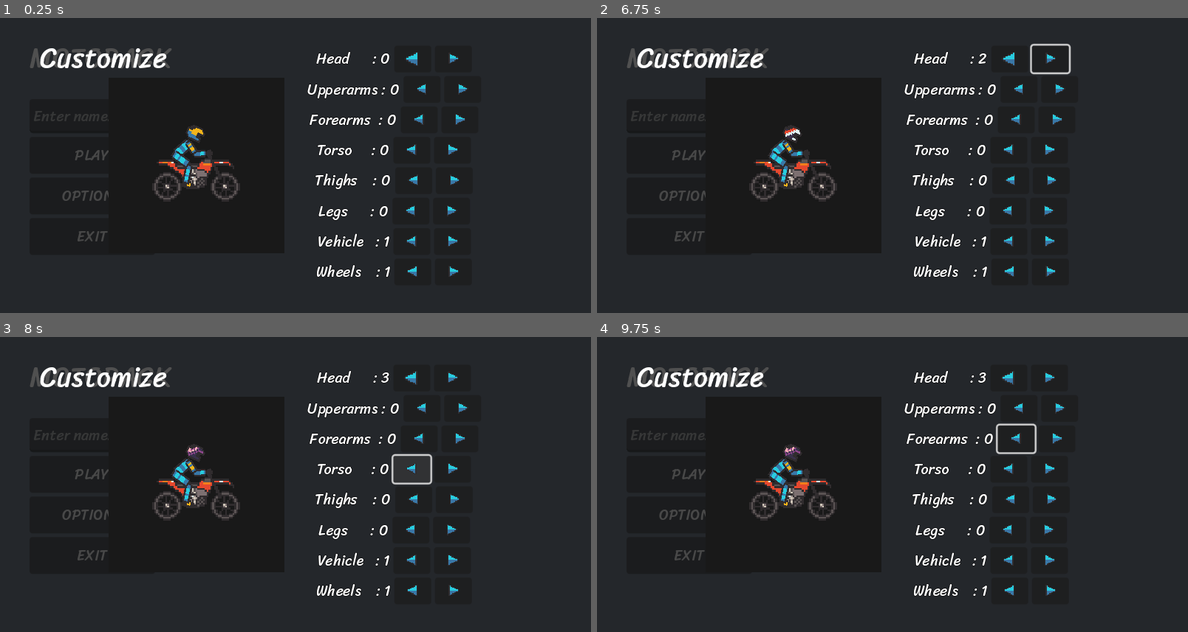
Above: before the commit, frames 1-4 (two rows, left to right).
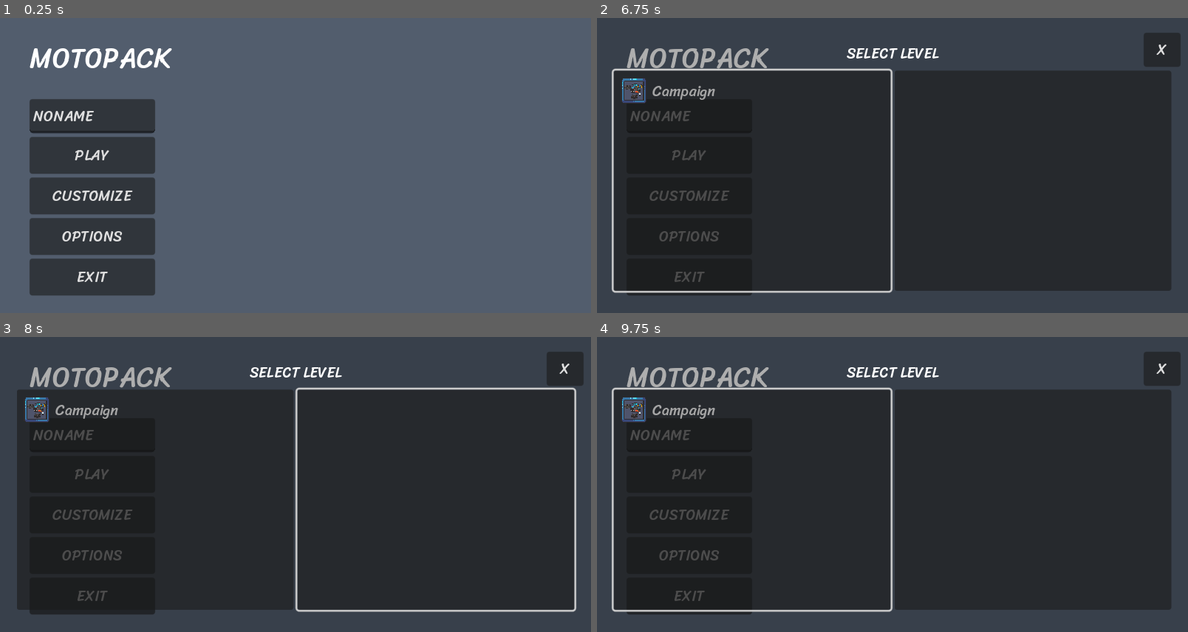
Above: after the commit, the same moments.

Repository: dustedge/gravdef
Game: Godot game, scene res://scenes/main_menu.tscn
Same seed, same stepped clock (60 frames per second), same inputs: the game is played once before the commit and once after it.
Inputs (mouse positions are in pixels of both pictures, inside the frame that each line leads up to):
- Up to frame 1 (0.25 s): no input
- Up to frame 2 (6.75 s): click (691, 195) at 0.5 s, where only the run after the commit has a clickable "CUSTOMIZE"; click (1010, 59) at 1.27 s; click (1164, 50) at 2 s, where only the run after the commit has a clickable "X"; click "PLAY" at 2.75 s; click (1164, 50) at 3.5 s, where only the run after the commit has a clickable "X"; click "PLAY" at 4.25 s; click (1052, 59) at 5.02 s; click (1046, 59) at 5.77 s; click "OPTIONS" at 6.5 s
- Up to frame 3 (8 s): tap Enter (restart) at 7.25 s; move the mouse to (425, 469) at 7.27 s; hold Right (right) from 7.28 s (still down); tap C (die) at 7.35 s; click (425, 469) at 7.42 s; tap Z (jump) at 7.52 s
- Up to frame 4 (9.75 s): tap Enter (restart) at 8 s; move the mouse to (774, 499) at 8.02 s; release Right (right) at 8.03 s; hold Down (brake) 8.03-8.78 s; tap Up (throttle) at 8.1, 9.6 s; tap Z (jump) at 8.27 s; move the mouse to (951, 419) at 8.77 s; hold Right (right) from 8.78 s (still down); tap C (die) at 8.85 s; move the mouse to (862, 543) at 9.52 s; click (862, 543) at 9.67 s

The runs differ from the first frame. In frame 1, 97% of the frame differs, in the area x 0-100%, y 0-100%; in frame 2, 32%; in frame 3, 32%; in frame 4, 33%.

Commit message:
Finished player body customization. Added fanfares at level end. Ghosts now have appearance.

Diff:
--- a/default_bus_layout.tres
+++ b/default_bus_layout.tres
@@ -10,7 +10,6 @@
 wet = 0.35
 
 [resource]
-bus/0/volume_db = -0.725993
 bus/1/name = &"Engine"
 bus/1/solo = false
 bus/1/mute = false
--- a/entities/ghost.gd
+++ b/entities/ghost.gd
@@ -6,6 +6,13 @@
 @onready var vehicle = $VehicleRoot
 @onready var wheel_back = $VehicleRoot/WheelBackSprite
 @onready var wheel_front = $VehicleRoot/WheelFrontSprite
+
+@onready var sprite_head : Sprite2D = $Skeleton2D/pelvis/head/sprite
+@onready var sprite_torso : Sprite2D = $Skeleton2D/pelvis/sprite
+@onready var sprite_upperarm : Sprite2D = $Skeleton2D/pelvis/upperarm/sprite
+@onready var sprite_forearm : Sprite2D = $Skeleton2D/pelvis/upperarm/forearm/sprite
+@onready var sprite_thigh : Sprite2D = $Skeleton2D/pelvis/thigh/sprite
+@onready var sprite_leg : Sprite2D = $Skeleton2D/pelvis/thigh/leg/sprite
 
 var modulate_to : Color
 var last_played_anim = ""
@@ -33,6 +40,7 @@
 func start_replay(replay : ReplayManager.Replay):
 	if replay.frames.is_empty():
 		return
+	self.set_appearance(replay.appearance)
 	self.modulate = modulate_to
 	current_replay = replay
 	target_frame = replay.frames[0]
@@ -86,3 +94,13 @@
 
 	last_position = global_position
 	$Label.global_position = global_position + Vector2(-50.0, -60.0)
+
+func set_appearance(appearance : CharacterCustomizer.Appearance):
+	sprite_head.frame 		= appearance.head
+	sprite_torso.frame 		= appearance.torso
+	sprite_forearm.frame 	= appearance.forearm
+	sprite_upperarm.frame 	= appearance.upperarm
+	sprite_thigh.frame 		= appearance.thigh
+	sprite_leg.frame 		= appearance.leg
+	#sprite_vehicle.frame 	= appearance.vehicle
+	#sprite_wheel.frame		= appearance.wheel
--- a/entities/ghost.tscn
+++ b/entities/ghost.tscn
@@ -1,8 +1,13 @@
-[gd_scene load_steps=9 format=3 uid="uid://8vgm5q66cce6"]
-
-[ext_resource type="Texture2D" uid="uid://10ifvy451de0" path="res://sprites/player.png" id="1_8fffx"]
+[gd_scene load_steps=14 format=3 uid="uid://8vgm5q66cce6"]
+
 [ext_resource type="Script" path="res://entities/ghost.gd" id="1_21kqj"]
 [ext_resource type="Texture2D" uid="uid://bn1xytss55rx2" path="res://sprites/motorcycle.png" id="2_dbyqb"]
+[ext_resource type="Texture2D" uid="uid://b51f2ppi8g70r" path="res://sprites/character/heads.png" id="3_8hjtr"]
+[ext_resource type="Texture2D" uid="uid://d4g22pau2jjro" path="res://sprites/character/forearms.png" id="4_ikjig"]
+[ext_resource type="Texture2D" uid="uid://p5l6yb467p5e" path="res://sprites/character/upperarms.png" id="5_73e64"]
+[ext_resource type="Texture2D" uid="uid://dhtxe0biwaog6" path="res://sprites/character/feet.png" id="6_2maty"]
+[ext_resource type="Texture2D" uid="uid://djbs1sakshaln" path="res://sprites/character/thighs.png" id="7_etade"]
+[ext_resource type="Texture2D" uid="uid://cku4lp86p3vd7" path="res://sprites/character/torsos.png" id="8_hl3jy"]
 
 [sub_resource type="Animation" id="Animation_xv5i3"]
 length = 0.001
@@ -255,6 +260,7 @@
 rotation = -0.70856
 scale = Vector2(0.999999, 0.999999)
 rest = Transform2D(0.759299, -0.65074, 0.65074, 0.759299, -2, -3)
+editor_settings/show_bone_gizmo = false
 
 [node name="head" type="Bone2D" parent="Skeleton2D/pelvis"]
 position = Vector2(26.163, -0.707107)
@@ -270,46 +276,49 @@
 position = Vector2(6.62742, -0.526916)
 rotation = 1.5708
 scale = Vector2(2, 2)
-texture = ExtResource("1_8fffx")
-hframes = 6
+texture = ExtResource("3_8hjtr")
+hframes = 21
 
 [node name="upperarm" type="Bone2D" parent="Skeleton2D/pelvis"]
 position = Vector2(19.1984, 0.649514)
 rotation = 1.71379
 scale = Vector2(0.999997, 0.999997)
 rest = Transform2D(-0.142511, 0.98979, -0.98979, -0.142511, 19.1984, 0.649514)
+editor_settings/show_bone_gizmo = false
 
 [node name="forearm" type="Bone2D" parent="Skeleton2D/pelvis/upperarm"]
 position = Vector2(13, 0)
 rotation = -1.0472
+scale = Vector2(1, 1)
 rest = Transform2D(0.5, -0.866025, 0.866025, 0.5, 13, 0)
 auto_calculate_length_and_angle = false
 length = 16.0
 bone_angle = 0.0
+editor_settings/show_bone_gizmo = false
 
 [node name="sprite" type="Sprite2D" parent="Skeleton2D/pelvis/upperarm/forearm"]
-z_index = 2
-position = Vector2(4, -2.54292e-07)
-rotation = -1.5708
-scale = Vector2(2, 2)
-texture = ExtResource("1_8fffx")
-hframes = 6
-frame = 3
+z_index = 1
+position = Vector2(6.62742, -0.526916)
+rotation = 1.5708
+scale = Vector2(2, 2)
+texture = ExtResource("4_ikjig")
+flip_v = true
+hframes = 21
 
 [node name="sprite" type="Sprite2D" parent="Skeleton2D/pelvis/upperarm"]
 z_index = 2
 position = Vector2(4, -2.54292e-07)
 rotation = 1.5708
 scale = Vector2(2, 2)
-texture = ExtResource("1_8fffx")
-hframes = 6
-frame = 2
+texture = ExtResource("5_73e64")
+hframes = 21
 
 [node name="thigh" type="Bone2D" parent="Skeleton2D/pelvis"]
 position = Vector2(1.19209e-06, 4.76837e-07)
 rotation = 1.32581
 scale = Vector2(0.999997, 0.999997)
 rest = Transform2D(0.242539, 0.970139, -0.970139, 0.242539, 1.19209e-06, 4.76837e-07)
+editor_settings/show_bone_gizmo = false
 
 [node name="leg" type="Bone2D" parent="Skeleton2D/pelvis/thigh"]
 position = Vector2(16, 2.09815e-06)
@@ -319,30 +328,28 @@
 auto_calculate_length_and_angle = false
 length = 20.245
 bone_angle = 0.0
+editor_settings/show_bone_gizmo = false
 
 [node name="sprite" type="Sprite2D" parent="Skeleton2D/pelvis/thigh/leg"]
-position = Vector2(8, 1.04907e-06)
+position = Vector2(13.6305, -2.30182)
 rotation = -1.5708
 scale = Vector2(2, 2)
-texture = ExtResource("1_8fffx")
-hframes = 6
-frame = 5
+texture = ExtResource("6_2maty")
+hframes = 21
 
 [node name="sprite" type="Sprite2D" parent="Skeleton2D/pelvis/thigh"]
 position = Vector2(8, -0.999999)
 rotation = 1.5708
 scale = Vector2(2, 2)
-texture = ExtResource("1_8fffx")
-hframes = 6
-frame = 4
+texture = ExtResource("7_etade")
+hframes = 21
 
 [node name="sprite" type="Sprite2D" parent="Skeleton2D/pelvis"]
-position = Vector2(16, 6.99382e-07)
-rotation = 1.5708
-scale = Vector2(2, 2)
-texture = ExtResource("1_8fffx")
-hframes = 6
-frame = 1
+position = Vector2(12.4206, -0.433624)
+rotation = 1.5708
+scale = Vector2(2, 2)
+texture = ExtResource("8_hl3jy")
+hframes = 21
 
 [node name="AnimationPlayer" type="AnimationPlayer" parent="."]
 libraries = {
--- a/entities/player.gd
+++ b/entities/player.gd
@@ -29,6 +29,14 @@
 var is_finished = false
 var is_started = false
 
+
+@onready var sprite_head : Sprite2D = $Skeleton2D/pelvis/head/sprite
+@onready var sprite_torso : Sprite2D = $Skeleton2D/pelvis/sprite
+@onready var sprite_upperarm : Sprite2D = $Skeleton2D/pelvis/upperarm/sprite
+@onready var sprite_forearm : Sprite2D = $Skeleton2D/pelvis/upperarm/forearm/sprite
+@onready var sprite_thigh : Sprite2D = $Skeleton2D/pelvis/thigh/sprite
+@onready var sprite_leg : Sprite2D = $Skeleton2D/pelvis/thigh/leg/sprite
+
 # Called when the node enters the scene tree for the first time.
 func _ready() -> void:
 	front_spring.stiffness = stiffness
@@ -36,6 +44,8 @@
 
 	front_spring.damping = damping
 	back_spring.damping = damping
+
+	self.set_appearance(Globals.current_appearance)
 
 	engine_sfx.play()
 	pass # Replace with function body.
@@ -196,3 +206,14 @@
 	# hit head
 	if is_instance_valid(body) and !is_dead:
 		die()
+
+
+func set_appearance(appearance : CharacterCustomizer.Appearance):
+	sprite_head.frame 		= appearance.head
+	sprite_torso.frame 		= appearance.torso
+	sprite_forearm.frame 	= appearance.forearm
+	sprite_upperarm.frame 	= appearance.upperarm
+	sprite_thigh.frame 		= appearance.thigh
+	sprite_leg.frame 		= appearance.leg
+	#sprite_vehicle.frame 	= appearance.vehicle
+	#sprite_wheel.frame		= appearance.wheel
--- a/entities/player.tscn
+++ b/entities/player.tscn
@@ -1,14 +1,19 @@
-[gd_scene load_steps=29 format=3 uid="uid://bklmi7oyqgwj4"]
-
-[ext_resource type="Texture2D" uid="uid://10ifvy451de0" path="res://sprites/player.png" id="1_oymxt"]
+[gd_scene load_steps=34 format=3 uid="uid://bklmi7oyqgwj4"]
+
 [ext_resource type="Script" path="res://entities/player.gd" id="1_v0w06"]
 [ext_resource type="Texture2D" uid="uid://bn1xytss55rx2" path="res://sprites/motorcycle.png" id="2_llg6f"]
 [ext_resource type="Script" path="res://entities/motorcycle.gd" id="2_xsr6o"]
 [ext_resource type="AudioStream" uid="uid://b1dres5xvjy1m" path="res://sounds/engine.ogg" id="3_d4bxb"]
 [ext_resource type="Script" path="res://scripts/debug_ui.gd" id="3_jukl0"]
 [ext_resource type="Script" path="res://scripts/ui.gd" id="5_ppc57"]
+[ext_resource type="Texture2D" uid="uid://b51f2ppi8g70r" path="res://sprites/character/heads.png" id="5_qp45x"]
 [ext_resource type="Texture2D" uid="uid://d4k1m3kldmvt" path="res://sprites/medals.png" id="6_7kgbx"]
+[ext_resource type="Texture2D" uid="uid://d4g22pau2jjro" path="res://sprites/character/forearms.png" id="6_v1exy"]
+[ext_resource type="Texture2D" uid="uid://p5l6yb467p5e" path="res://sprites/character/upperarms.png" id="7_hh3s2"]
 [ext_resource type="Texture2D" uid="uid://mooa7x7vjr5n" path="res://sprites/speedometer.png" id="7_v2qt3"]
+[ext_resource type="Texture2D" uid="uid://dhtxe0biwaog6" path="res://sprites/character/feet.png" id="8_cj4ar"]
+[ext_resource type="Texture2D" uid="uid://djbs1sakshaln" path="res://sprites/character/thighs.png" id="9_ro47g"]
+[ext_resource type="Texture2D" uid="uid://cku4lp86p3vd7" path="res://sprites/character/torsos.png" id="10_pvgka"]
 
 [sub_resource type="PhysicsMaterial" id="PhysicsMaterial_jdfyj"]
 bounce = 0.2
@@ -402,6 +407,7 @@
 rotation = -0.70856
 scale = Vector2(0.999999, 0.999999)
 rest = Transform2D(0.759299, -0.65074, 0.65074, 0.759299, -2, -3)
+editor_settings/show_bone_gizmo = false
 
 [node name="head" type="Bone2D" parent="Skeleton2D/pelvis"]
 position = Vector2(26.163, -0.707107)
@@ -426,14 +432,15 @@
 position = Vector2(6.62742, -0.526916)
 rotation = 1.5708
 scale = Vector2(2, 2)
-texture = ExtResource("1_oymxt")
-hframes = 6
+texture = ExtResource("5_qp45x")
+hframes = 21
 
 [node name="upperarm" type="Bone2D" parent="Skeleton2D/pelvis"]
 position = Vector2(19.1984, 0.649514)
 rotation = 1.71379
 scale = Vector2(0.999997, 0.999997)
 rest = Transform2D(-0.142511, 0.98979, -0.98979, -0.142511, 19.1984, 0.649514)
+editor_settings/show_bone_gizmo = false
 
 [node name="forearm" type="Bone2D" parent="Skeleton2D/pelvis/upperarm"]
 position = Vector2(13, 0)
@@ -442,30 +449,31 @@
 auto_calculate_length_and_angle = false
 length = 16.0
 bone_angle = 0.0
+editor_settings/show_bone_gizmo = false
 
 [node name="sprite" type="Sprite2D" parent="Skeleton2D/pelvis/upperarm/forearm"]
-z_index = 2
-position = Vector2(4, -2.54292e-07)
-rotation = -1.5708
-scale = Vector2(2, 2)
-texture = ExtResource("1_oymxt")
-hframes = 6
-frame = 3
+z_index = 1
+position = Vector2(6.62742, -0.526916)
+rotation = 1.5708
+scale = Vector2(2, 2)
+texture = ExtResource("6_v1exy")
+flip_v = true
+hframes = 21
 
 [node name="sprite" type="Sprite2D" parent="Skeleton2D/pelvis/upperarm"]
 z_index = 2
 position = Vector2(4, -2.54292e-07)
 rotation = 1.5708
 scale = Vector2(2, 2)
-texture = ExtResource("1_oymxt")
-hframes = 6
-frame = 2
+texture = ExtResource("7_hh3s2")
+hframes = 21
 
 [node name="thigh" type="Bone2D" parent="Skeleton2D/pelvis"]
 position = Vector2(1.19209e-06, 4.76837e-07)
 rotation = 1.32581
 scale = Vector2(0.999997, 0.999997)
 rest = Transform2D(0.242539, 0.970139, -0.970139, 0.242539, 1.19209e-06, 4.76837e-07)
+editor_settings/show_bone_gizmo = false
 
 [node name="leg" type="Bone2D" parent="Skeleton2D/pelvis/thigh"]
 position = Vector2(16, 2.09815e-06)
@@ -475,30 +483,28 @@
 auto_calculate_length_and_angle = false
 length = 20.245
 bone_angle = 0.0
+editor_settings/show_bone_gizmo = false
 
 [node name="sprite" type="Sprite2D" parent="Skeleton2D/pelvis/thigh/leg"]
-position = Vector2(8, 1.04907e-06)
+position = Vector2(13.6305, -2.30182)
 rotation = -1.5708
 scale = Vector2(2, 2)
-texture = ExtResource("1_oymxt")
-hframes = 6
-frame = 5
+texture = ExtResource("8_cj4ar")
+hframes = 21
 
 [node name="sprite" type="Sprite2D" parent="Skeleton2D/pelvis/thigh"]
 position = Vector2(8, -0.999999)
 rotation = 1.5708
 scale = Vector2(2, 2)
-texture = ExtResource("1_oymxt")
-hframes = 6
-frame = 4
+texture = ExtResource("9_ro47g")
+hframes = 21
 
 [node name="sprite" type="Sprite2D" parent="Skeleton2D/pelvis"]
-position = Vector2(16, 6.99382e-07)
+position = Vector2(12.4206, -0.433624)
 rotation = 1.5708
 scale = Vector2(2, 2)
-texture = ExtResource("1_oymxt")
-hframes = 6
-frame = 1
+texture = ExtResource("10_pvgka")
+hframes = 21
 
 [node name="pb_pelvis" type="PhysicalBone2D" parent="Skeleton2D"]
 position = Vector2(-2, -3)
--- a/scenes/character_customizer_menu.gd
+++ b/scenes/character_customizer_menu.gd
@@ -22,8 +22,6 @@
 	var vehicle	:= 0
 	var wheel	:= 0
 
-var current_appearance : Appearance = Appearance.new()
-
 @onready var head_sprite : Sprite2D = $HBoxContainer/CharacterContainer/Character/CharacterRoot/Skeleton2D/pelvis/head/sprite
 @onready var torso_sprite : Sprite2D = $HBoxContainer/CharacterContainer/Character/CharacterRoot/Skeleton2D/pelvis/sprite
 @onready var upperarm_sprite : Sprite2D = $HBoxContainer/CharacterContainer/Character/CharacterRoot/Skeleton2D/pelvis/upperarm/sprite
@@ -40,58 +38,89 @@
 
 		if option.name.ends_with("Head"):
 			option.set_max_val(head_sprite.hframes - 1)
-			option.set_val(current_appearance.head)
+			option.set_val(Globals.current_appearance.head)
 
 		elif option.name.ends_with("UpperArms"):
 			option.set_max_val(upperarm_sprite.hframes - 1)
-			option.set_val(current_appearance.upperarm)
+			option.set_val(Globals.current_appearance.upperarm)
 
 		elif option.name.ends_with("ForeArms"):
 			option.set_max_val(forearm_sprite.hframes - 1)
-			option.set_val(current_appearance.forearm)
+			option.set_val(Globals.current_appearance.forearm)
 
 		elif option.name.ends_with("Torso"):
 			option.set_max_val(torso_sprite.hframes - 1)
-			option.set_val(current_appearance.torso)
+			option.set_val(Globals.current_appearance.torso)
 
 		elif option.name.ends_with("Thighs"):
 			option.set_max_val(thigh_sprite.hframes - 1)
-			option.set_val(current_appearance.thigh)
+			option.set_val(Globals.current_appearance.thigh)
 
 		elif option.name.ends_with("Feet"):
 			option.set_max_val(leg_sprite.hframes - 1)
-			option.set_val(current_appearance.leg)
+			option.set_val(Globals.current_appearance.leg)
 	pass
 
 func _process(delta: float) -> void:
-	set_frame_if_differs(head_sprite, 		current_appearance.head)
-	set_frame_if_differs(torso_sprite, 		current_appearance.torso)
-	set_frame_if_differs(upperarm_sprite, 	current_appearance.upperarm)
-	set_frame_if_differs(forearm_sprite, 	current_appearance.forearm)
-	set_frame_if_differs(thigh_sprite, 		current_appearance.thigh)
-	set_frame_if_differs(leg_sprite, 		current_appearance.leg)
+	set_frame_if_differs(head_sprite, 		Globals.current_appearance.head)
+	set_frame_if_differs(torso_sprite, 		Globals.current_appearance.torso)
+	set_frame_if_differs(upperarm_sprite, 	Globals.current_appearance.upperarm)
+	set_frame_if_differs(forearm_sprite, 	Globals.current_appearance.forearm)
+	set_frame_if_differs(thigh_sprite, 		Globals.current_appearance.thigh)
+	set_frame_if_differs(leg_sprite, 		Globals.current_appearance.leg)
 
 func set_frame_if_differs(sprite : Sprite2D, frame : int):
 	if sprite.frame != frame and frame < sprite.hframes and frame >= 0:
 		sprite.frame = frame
 
 func _on_customize_option_changed(option : CustomizeOption):
-
-	print("CharacterCustomizer: Option changed to: ", option.curvalue)
 	match option.customized_part:
 		AppearancePart.HEAD:
-			current_appearance.head		= option.curvalue
+			Globals.current_appearance.head		= option.curvalue
 		AppearancePart.TORSO:
-			current_appearance.torso 	= option.curvalue
+			Globals.current_appearance.torso 	= option.curvalue
 		AppearancePart.UPPERARM:
-			current_appearance.upperarm = option.curvalue
+			Globals.current_appearance.upperarm = option.curvalue
 		AppearancePart.FOREARM:
-			current_appearance.forearm 	= option.curvalue
+			Globals.current_appearance.forearm 	= option.curvalue
 		AppearancePart.THIGH:
-			current_appearance.thigh 	= option.curvalue
+			Globals.current_appearance.thigh 	= option.curvalue
 		AppearancePart.LEG:
-			current_appearance.leg 		= option.curvalue
+			Globals.current_appearance.leg 		= option.curvalue
 		AppearancePart.VEHICLE:
 			pass
 		AppearancePart.WHEEL:
 			pass
+	Globals.save_player_config()
+
+
+func _on_hide_button_pressed() -> void:
+	self.hide()
+
+static func serialize_appearance(appearance : CharacterCustomizer.Appearance) -> Dictionary:
+	var serialized := {}
+
+	serialized["head"] 		= appearance.head
+	serialized["forearm"] 	= appearance.forearm
+	serialized["upperarm"] 	= appearance.upperarm
+	serialized["thigh"] 	= appearance.thigh
+	serialized["leg"] 		= appearance.leg
+	serialized["torso"] 	= appearance.torso
+	serialized["vehicle"] 	= appearance.vehicle
+	serialized["wheel"] 	= appearance.wheel
+
+	return serialized
+
+static func deserialize_appearance(appearance_dict : Dictionary) -> CharacterCustomizer.Appearance:
+	var deserialized := CharacterCustomizer.Appearance.new()
+
+	deserialized.head 		= appearance_dict["head"]
+	deserialized.forearm 	= appearance_dict["forearm"]
+	deserialized.upperarm 	= appearance_dict["upperarm"]
+	deserialized.thigh 		= appearance_dict["thigh"]
+	deserialized.leg 		= appearance_dict["leg"]
+	deserialized.torso 		= appearance_dict["torso"]
+	deserialized.vehicle 	= appearance_dict["vehicle"]
+	deserialized.wheel 		= appearance_dict["wheel"]
+
+	return deserialized
--- a/scenes/main_menu.gd
+++ b/scenes/main_menu.gd
@@ -5,6 +5,7 @@
 @onready var levelpack_item_list : ItemList = $LevelSelectorMenu/VBoxContainer/SelectorContainer/PackItemList
 func _ready() -> void:
 	# fetch levelpacks and populate packlist
+	$Buttons/NameLineEdit.text = Globals.player_name
 	refresh_level_packs()
 
 
@@ -29,6 +30,7 @@
 
 func _on_play_button_pressed() -> void:
 	$LevelSelectorMenu.show()
+	Globals.save_player_config()
 	pass # Replace with function body.
 
 
@@ -50,6 +52,7 @@
 		Globals.player_name = new_text.to_upper()
 	else:
 		Globals.player_name = "NONAME"
+	Globals.save_player_config()
 
 
 func _on_pack_item_list_item_clicked(index: int, at_position: Vector2, mouse_button_index: int) -> void:
@@ -66,3 +69,7 @@
 		var printstr = (str(level.id) + ". " + level.levelname).rpad(22)
 		var item_ix = level_item_list.add_item(printstr + " " + dif_prefix)
 		level_item_list.set_item_metadata(item_ix, level)
+
+
+func _on_customize_button_pressed() -> void:
+	$CharacterCustomizerMenu.show()
--- a/scenes/main_menu.tscn
+++ b/scenes/main_menu.tscn
@@ -52,6 +52,11 @@
 layout_mode = 2
 text = "PLAY"
 
+[node name="CustomizeButton" type="Button" parent="Buttons"]
+custom_minimum_size = Vector2(0, 40)
+layout_mode = 2
+text = "CUSTOMIZE"
+
 [node name="OptionsButton" type="Button" parent="Buttons"]
 custom_minimum_size = Vector2(0, 40)
 layout_mode = 2
@@ -128,6 +133,7 @@
 text = "X"
 
 [node name="CharacterCustomizerMenu" type="Control" parent="."]
+visible = false
 layout_mode = 1
 anchors_preset = 15
 anchor_right = 1.0
@@ -177,7 +183,18 @@
 [node name="ColorRect" type="ColorRect" parent="CharacterCustomizerMenu/HBoxContainer/CharacterContainer"]
 custom_minimum_size = Vector2(190, 190)
 layout_mode = 2
-color = Color(0.1, 0.1, 0.1, 1)
+color = Color(0.79, 0.79, 0.79, 0.627451)
+
+[node name="ColorRect" type="ColorRect" parent="CharacterCustomizerMenu/HBoxContainer/CharacterContainer/ColorRect"]
+custom_minimum_size = Vector2(0, 80)
+layout_mode = 1
+anchors_preset = 12
+anchor_top = 1.0
+anchor_right = 1.0
+anchor_bottom = 1.0
+grow_horizontal = 2
+grow_vertical = 0
+color = Color(0.79, 0.79, 0.79, 1)
 
 [node name="Character" type="Control" parent="CharacterCustomizerMenu/HBoxContainer/CharacterContainer"]
 layout_mode = 2
@@ -552,10 +569,19 @@
 icon = ExtResource("3_4etne")
 icon_alignment = 1
 
+[node name="HideButton" type="Button" parent="CharacterCustomizerMenu"]
+offset_left = 592.0
+offset_top = 16.0
+offset_right = 632.0
+offset_bottom = 53.0
+text = "X"
+
 [connection signal="text_changed" from="Buttons/NameLineEdit" to="." method="_on_name_line_edit_text_changed"]
 [connection signal="pressed" from="Buttons/PlayButton" to="." method="_on_play_button_pressed"]
+[connection signal="pressed" from="Buttons/CustomizeButton" to="." method="_on_customize_button_pressed"]
 [connection signal="pressed" from="Buttons/OptionsButton" to="." method="_on_options_button_pressed"]
 [connection signal="pressed" from="Buttons/ExitButton" to="." method="_on_exit_button_pressed"]
 [connection signal="item_clicked" from="LevelSelectorMenu/VBoxContainer/SelectorContainer/PackItemList" to="." method="_on_pack_item_list_item_clicked"]
 [connection signal="item_clicked" from="LevelSelectorMenu/VBoxContainer/SelectorContainer/LevelItemList" to="." method="_on_level_item_list_item_clicked"]
 [connection signal="pressed" from="LevelSelectorMenu/HideLevelSelectorButton" to="." method="_on_hide_level_selector_button_pressed"]
+[connection signal="pressed" from="CharacterCustomizerMenu/HideButton" to="CharacterCustomizerMenu" method="_on_hide_button_pressed"]
--- a/scripts/ReplayManager.gd
+++ b/scripts/ReplayManager.gd
@@ -51,6 +51,7 @@
 	var total_time		: float		= 0.0
 	var player_name		: String	= ""
 	var frames: Array[ReplayFrame] 	= []
+	var appearance: CharacterCustomizer.Appearance = CharacterCustomizer.Appearance.new()
 
 var capture_interval : float = 0.05
 var total_elapsed : float = 0.0
@@ -154,6 +155,8 @@
 	newfile.set_value("Replay", "total_time", ply.elapsed_time)
 	newfile.set_value("Replay", "player_name", current_replay.player_name)
 	newfile.set_value("Replay", "frames", serialize_frames(current_replay.frames))
+	newfile.set_value("Replay", "appearance",  CharacterCustomizer.serialize_appearance(Globals.current_appearance))
+
 	print("ReplayManager: Saved replay to ", filename_last)
 	newfile.save("user://replays/" + filename_last)
 	if beat_best:
@@ -187,6 +190,7 @@
 		new_replay.total_time = last_replay.get_value("Replay", "total_time")
 		new_replay.player_name = last_replay.get_value("Replay", "player_name")
 		new_replay.frames = deserialize_frames(last_replay.get_value("Replay", "frames"))
+		new_replay.appearance = CharacterCustomizer.deserialize_appearance(last_replay.get_value("Replay", "appearance"))
 		spawn_ghost(new_replay, world, Color.YELLOW)
 
 	if best_loaded and spawn_best:
@@ -194,6 +198,7 @@
 		new_replay.total_time = best_replay.get_value("Replay", "total_time")
 		new_replay.player_name = best_replay.get_value("Replay", "player_name")
 		new_replay.frames = deserialize_frames(best_replay.get_value("Replay", "frames"))
+		new_replay.appearance =  CharacterCustomizer.deserialize_appearance(best_replay.get_value("Replay", "appearance"))
 		spawn_ghost(new_replay, world, Color.GREEN)
 
 
--- a/scripts/customize_option.gd
+++ b/scripts/customize_option.gd
@@ -16,18 +16,18 @@
 	if curvalue < max_value:
 		curvalue += 1
 		emit_signal("changed", self)
-		selected_label.text = str(curvalue)
+		selected_label.text = str(curvalue).lpad(2)
 
 func _on_pressed_button_previous():
 	if curvalue > 0:
 		curvalue -= 1
 		emit_signal("changed", self)
-		selected_label.text = str(curvalue)
+		selected_label.text = str(curvalue).lpad(2)
 
 func set_val(value : int):
 	curvalue = value
 	emit_signal("changed", self)
-	selected_label.text = str(curvalue)
+	selected_label.text = str(curvalue).lpad(2)
 
 func set_max_val(value : int):
 	max_value = value
--- a/scripts/globals.gd
+++ b/scripts/globals.gd
@@ -1,9 +1,18 @@
 extends Node
 
 var player_name : String = "NONAME"
+var current_appearance : CharacterCustomizer.Appearance = CharacterCustomizer.Appearance.new()
 
 static func map_range(value: float, in_min: float, in_max: float, out_min: float, out_max: float) -> float:
 	return out_min + (value - in_min) * (out_max - out_min) / (in_max - in_min)
+
+var player_data : ConfigFile = ConfigFile.new()
+
+func _ready() -> void:
+	var err = player_data.load("user://settings.ini")
+	if err == OK:
+		load_player_config()
+
 
 enum Difficulty {
 	BREEZE,
@@ -31,3 +40,12 @@
 	Difficulty.STRESSFUL 	: "★★★★☆",
 	Difficulty.EXPERT 		: "★★★★★"
 }
+
+func save_player_config():
+	player_data.set_value("Player", "player_name", player_name)
+	player_data.set_value("Player", "appearance", CharacterCustomizer.serialize_appearance(current_appearance))
+	player_data.save("user://settings.ini")
+
+func load_player_config():
+	player_name = player_data.get_value("Player", "player_name", "NONAME")
+	current_appearance = CharacterCustomizer.deserialize_appearance(player_data.get_value("Player", "appearance", CharacterCustomizer.Appearance.new()))
--- a/worlds/level.gd
+++ b/worlds/level.gd
@@ -145,11 +145,17 @@
 	finish_flags[1].position = finish_anchor + offset
 
 func finish():
+	if !player.is_finished:
+		SoundManager.playSFXAtPosition("res://sounds/fanfare-trumpets.mp3",
+	player.global_position)
 	player.finish_level()
+
 	pass
 
 func start():
 	if is_started: return
+	SoundManager.playSFXAtPosition("res://sounds/retrosfxpack/General Sounds/Simple Bleeps/sfx_sounds_Blip2.wav",
+	player.global_position)
 	## add something like a toggle to disable recording of replays
 	ReplayManager.start_recording(player)
 
Not shown, added: sounds/fanfare-trumpets.mp3.import
Not shown, changed: todo.txt
Not shown, added: sounds/fanfare-trumpets.mp3
